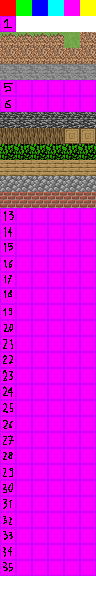
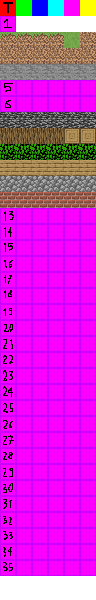
The second 96 × 600 image is a revision of the first. Changes to its layers:
painted on "Sfondo" over [3, 2, 13, 13]
